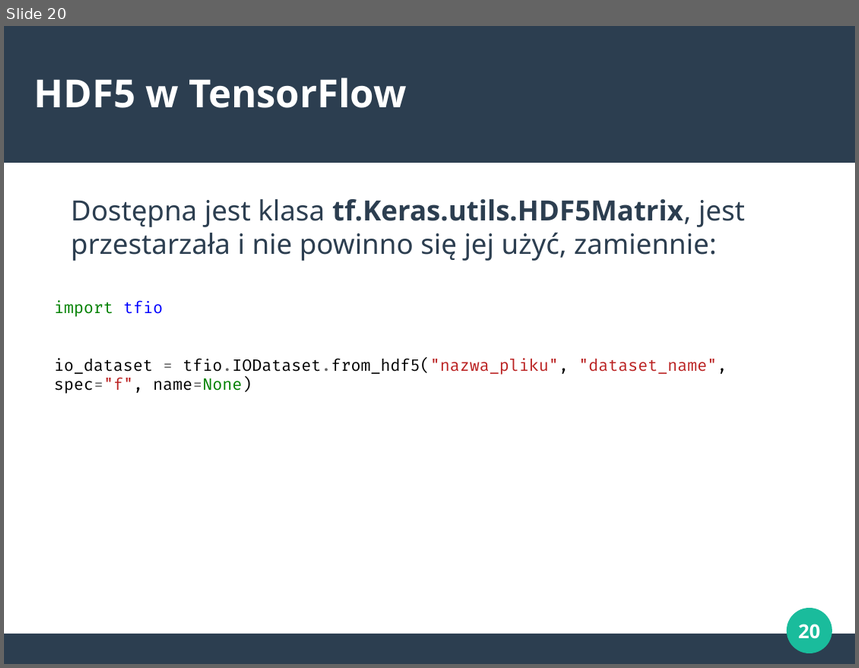
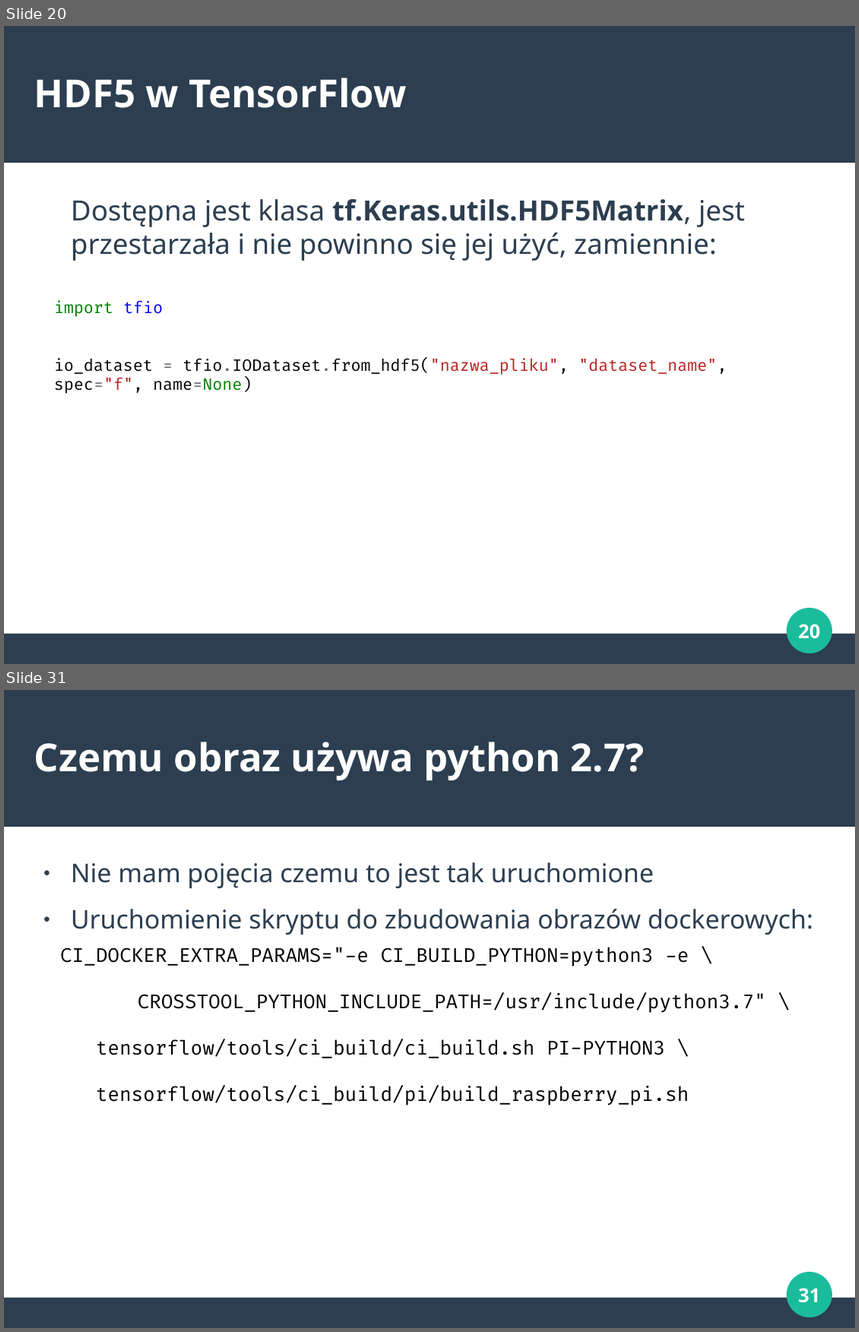
Before and after one commit to marcinbedcyc/seminarium, a slide deck: prezentacje/hdf5.odp. Shown one above the other, each under a label of ours: slide 20 before the commit, slides 20 and 31 after it; the slides between them are not shown. The pictures are 859x668 and 859x1332 pixels, drawn with LibreOffice and Linux fonts; fonts in the diff are those of the drawing. Boxes give left, top, right and bottom in pixels: in the first picture for what was removed or moved away, otherwise in the second. Text is boxed around its words. In the diff, an @@ line names an element or a change of style, - is before the commit and + after.

```diff
--- a/prezentacje/hdf5.odp
+++ b/prezentacje/hdf5.odp
@@ slide 31 added at (4,690,855,1328), background #FFFFFF; not listed: 3 template elements that a slide beside it also shows @@
@@ title added at (34,742,645,780), 36 pt, text #FFFFFF, bold @@
+Czemu obraz używa python 2.7?
@@ text added at (71,863,813,935), 24.1 pt, text #2C3E50 @@
+● Nie mam pojęcia czemu to jest tak uruchomione
+● Uruchomienie skryptu do zbudowania obrazów dockerowych:
@@ text added at (60,947,767,1106), 18 pt, text #000000 @@
+CI_DOCKER_EXTRA_PARAMS="-e CI_BUILD_PYTHON=python3 -e \
+CROSSTOOL_PYTHON_INCLUDE_PATH=/usr/include/python3.7" \
+tensorflow/tools/ci_build/ci_build.sh PI-PYTHON3 \
+tensorflow/tools/ci_build/pi/build_raspberry_pi.sh
@@ page number added at (798,1288,820,1303), 18 pt, text #FFFFFF, bold @@
+31
```
Also in this commit, not shown: 10 other slides added, 1 other file.
